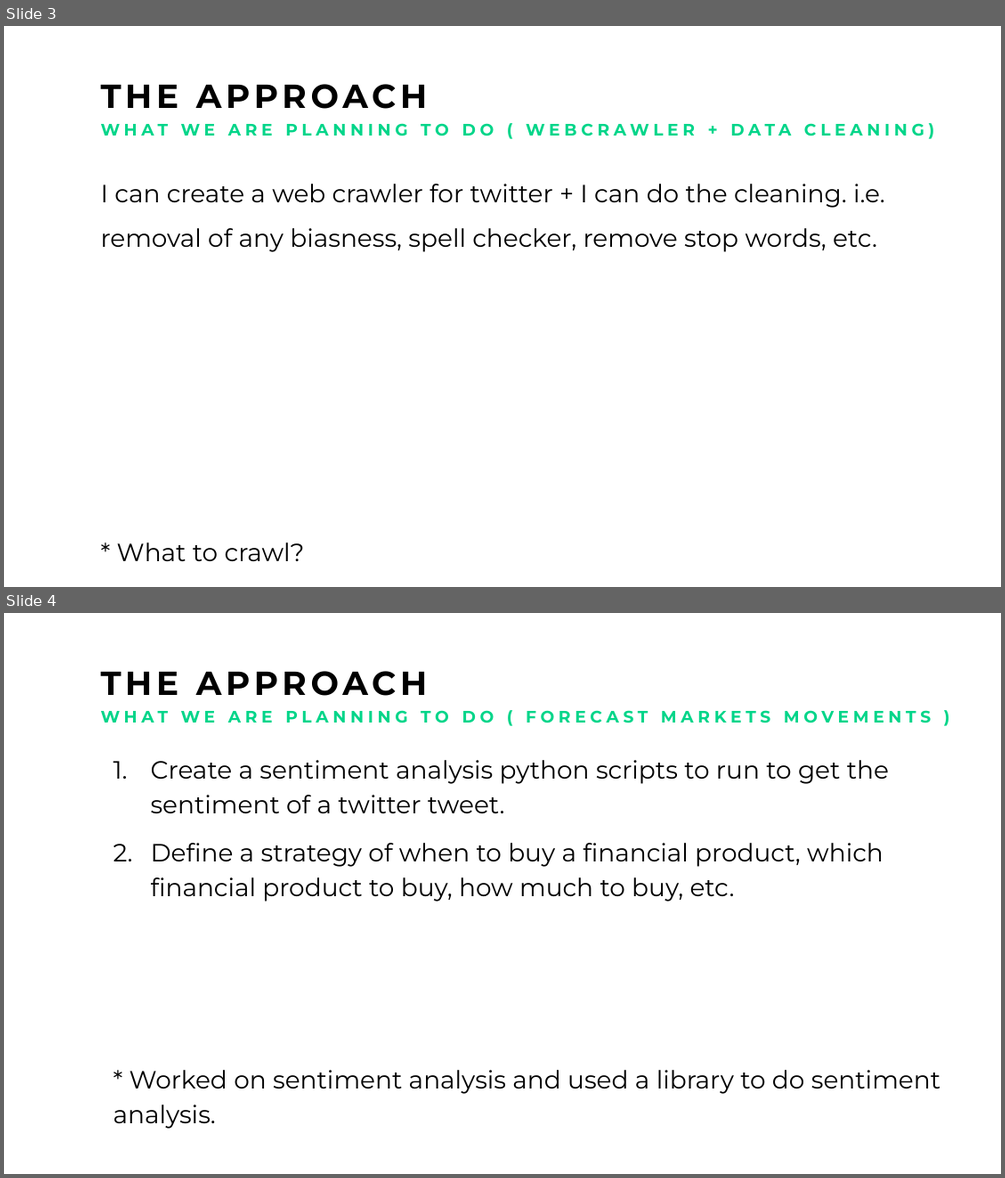
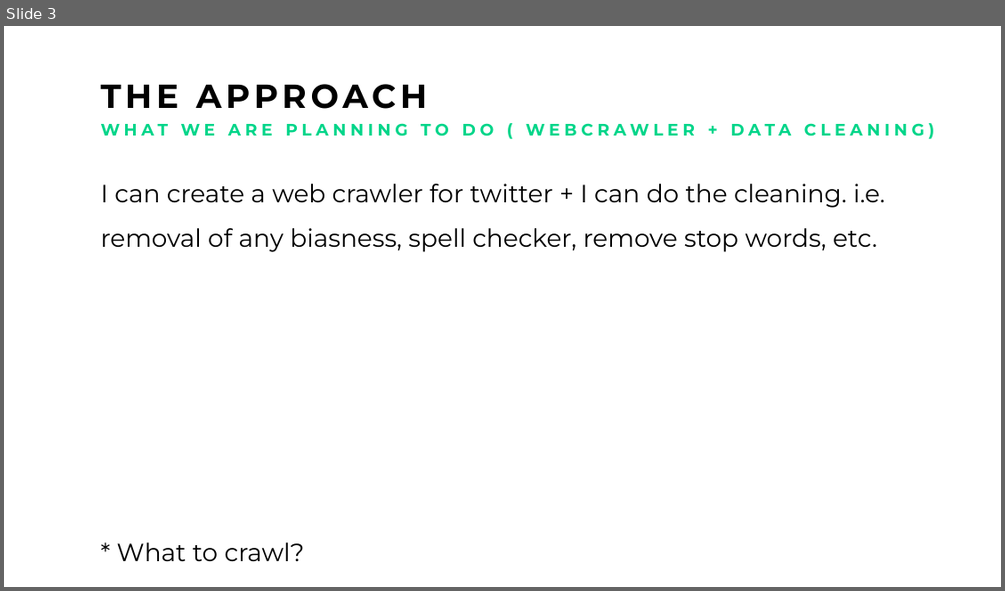
Before and after one commit to Michaelomh/personal-blog, a slide deck: static/img/drive/Artificial Not-So Intelligent Pitch.pptx. Shown one above the other, each under a label of ours: slides 3 and 4 before the commit, slide 3 after it. The pictures are 1005x1178 and 1005x591 pixels, drawn with LibreOffice and Linux fonts; fonts in the diff are those of the drawing. Boxes give left, top, right and bottom in pixels: in the first picture for what was removed or moved away, otherwise in the second. Text is boxed around its words. In the diff, an @@ line names an element or a change of style, - is before the commit and + after.

```diff
--- a/static/img/drive/Artificial Not-So Intelligent Pitch.pptx
+++ b/static/img/drive/Artificial Not-So Intelligent Pitch.pptx
@@ slide 4 removed at (4,613,1001,1174), background #FFFFFF @@
@@ text removed at (101,671,427,696) @@
-THE APPROACH
@@ text removed at (101,710,930,723) @@
-WHAT WE ARE PLANNING TO DO ( FORECAST MARKETS MOVEMENTS )
@@ text removed at (113,760,940,1128) @@
-1. Create a sentiment analysis python scripts to run to get the sentiment of a twitter tweet.
-2. Define a strategy of when to buy a financial product, which financial product to buy, how much to buy, etc.
-* Worked on sentiment analysis and used a library to do sentiment analysis.
```
Also in this commit, not shown: 1 slide changed, 2 other slides removed, 9 other files.
